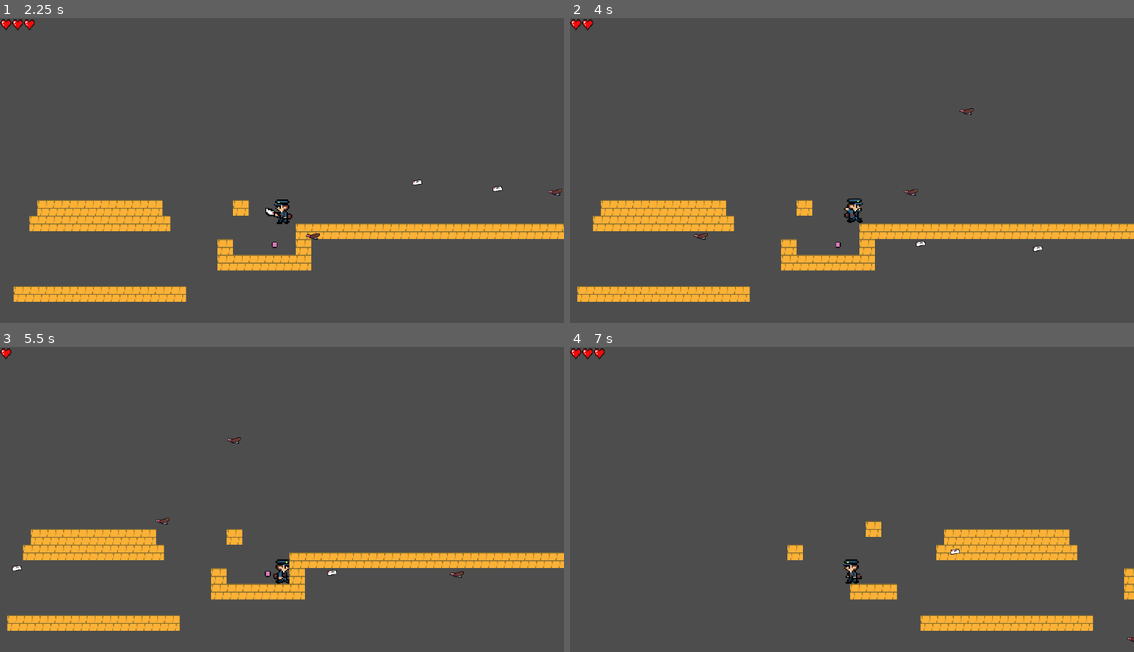
Above: before the commit, frames 1-4 (two rows, left to right).
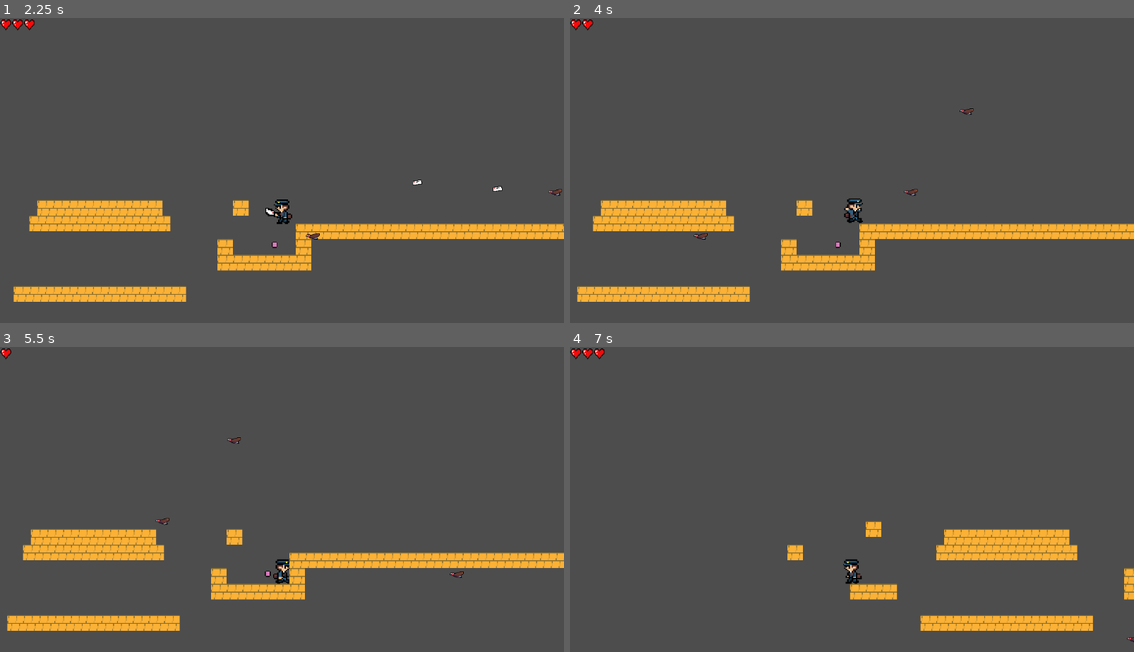
Above: after the commit, the same moments.

Repository: Suukhii/Delivery-through-time
Game: Godot game, scene res://scenes/game.tscn
Two runs of this game, one before a commit and one after it. Both use one fixed random seed, a clock stepped at 60 frames per second and the inputs below.
Inputs:
- Up to frame 1 (2.25 s): hold K (shoot_player_projectile) 0.53-1.28 s; hold Right (move_right) 0.53-2.03 s; tap Space (jump) at 0.77, 1.52 s; tap K (shoot_player_projectile) at 1.35 s; hold Left (move_left) from 2.03 s (still down); hold K (shoot_player_projectile) from 2.03 s (still down)
- Up to frame 2 (4 s): release Left (move_left) at 2.78 s; release K (shoot_player_projectile) at 2.78 s; hold Right (move_right) from 2.78 s (still down); tap K (shoot_player_projectile) at 2.85 s; tap Space (jump) at 3.02, 3.77 s; hold K (shoot_player_projectile) from 3.53 s (still down)
- Up to frame 3 (5.5 s): release Right (move_right) at 4.28 s; release K (shoot_player_projectile) at 4.28 s; hold Left (move_left) 4.28-5.03 s; tap K (shoot_player_projectile) at 4.35 s; tap Space (jump) at 4.52 s; hold Right (move_right) from 5.03 s (still down); hold K (shoot_player_projectile) from 5.03 s (still down)
- Up to frame 4 (7 s): release Right (move_right) at 5.78 s; release K (shoot_player_projectile) at 5.78 s; hold Left (move_left) from 5.78 s (still down); tap K (shoot_player_projectile) at 5.85 s; tap Space (jump) at 6.02, 6.77 s; hold K (shoot_player_projectile) from 6.53 s (still down)

Frame 1 is identical in both runs. In frame 2, less than 0.1% of the frame differs, in the area x 61-84%, y 73-77%; in frame 3, less than 0.1%; in frame 4, less than 0.1%.

Commit message:
projectile disappears on hit

Diff:
--- a/project.godot
+++ b/project.godot
@@ -22,6 +22,7 @@
 [global_group]
 
 Player=""
+Projectile=""
 
 [input]
 
--- a/scenes/game.tscn
+++ b/scenes/game.tscn
@@ -4,13 +4,8 @@
 [ext_resource type="Script" uid="uid://dpm6856gi46ju" path="res://scripts/vulture_spawner.gd" id="2_lbhrr"]
 [ext_resource type="Texture2D" uid="uid://blmeuqljxq7si" path="res://assets/sprites/Map/Egypt/DesertBrick.png" id="2_yqjtg"]
 [ext_resource type="PackedScene" uid="uid://bbbn8e6ptd4x8" path="res://scenes/deadzone.tscn" id="4_lbhrr"]
-
-[ext_resource type="PackedScene" uid="uid://bbpr0jc6bmidn" path="res://scenes/enemy.tscn" id="5_iywne"]
-[ext_resource type="PackedScene" uid="uid://c8fe8i6atq3rb" path="res://scenes/ui.tscn" id="6_p57ef"]
-
 [ext_resource type="PackedScene" uid="uid://c35aaff7rc6ou" path="res://scenes/enemy.tscn" id="5_iywne"]
 [ext_resource type="PackedScene" path="res://scenes/ui.tscn" id="6_p57ef"]
-
 
 [sub_resource type="TileSetAtlasSource" id="TileSetAtlasSource_lnu2h"]
 texture = ExtResource("2_yqjtg")
--- a/scenes/player_projectile.tscn
+++ b/scenes/player_projectile.tscn
@@ -6,7 +6,7 @@
 [sub_resource type="RectangleShape2D" id="RectangleShape2D_oxij3"]
 size = Vector2(18, 8.5)
 
-[node name="PlayerProjectile" type="Area2D"]
+[node name="PlayerProjectile" type="Area2D" groups=["Projectile"]]
 script = ExtResource("1_lqp5n")
 
 [node name="CollisionShape2D" type="CollisionShape2D" parent="."]
@@ -18,3 +18,6 @@
 position = Vector2(49, -3.75)
 scale = Vector2(1, 0.954545)
 texture = ExtResource("2_oxij3")
+
+[connection signal="area_entered" from="." to="." method="_on_area_entered"]
+[connection signal="body_entered" from="." to="." method="_on_body_entered"]
--- a/scripts/player_projectile.gd
+++ b/scripts/player_projectile.gd
@@ -7,8 +7,12 @@
 func _physics_process(delta):
 	position += direction * speed * delta
 
-func _on_area_entered(area):
-	queue_free()  # Remove bullet on hit
+func _on_body_entered(body: Node) -> void:
+	if body.is_in_group("Projectile") or body.is_in_group("Player"):
+		pass
+	else:
+		print("Hit: ", body.name)
+		queue_free()  # Remove bullet on hit
 
 # Removes projectile when off screen
 func _on_visible_on_screen_notifier_2d_screen_exited() -> void:
Not shown: 1 places in scenes/enemy.tscn that only renumber resources
